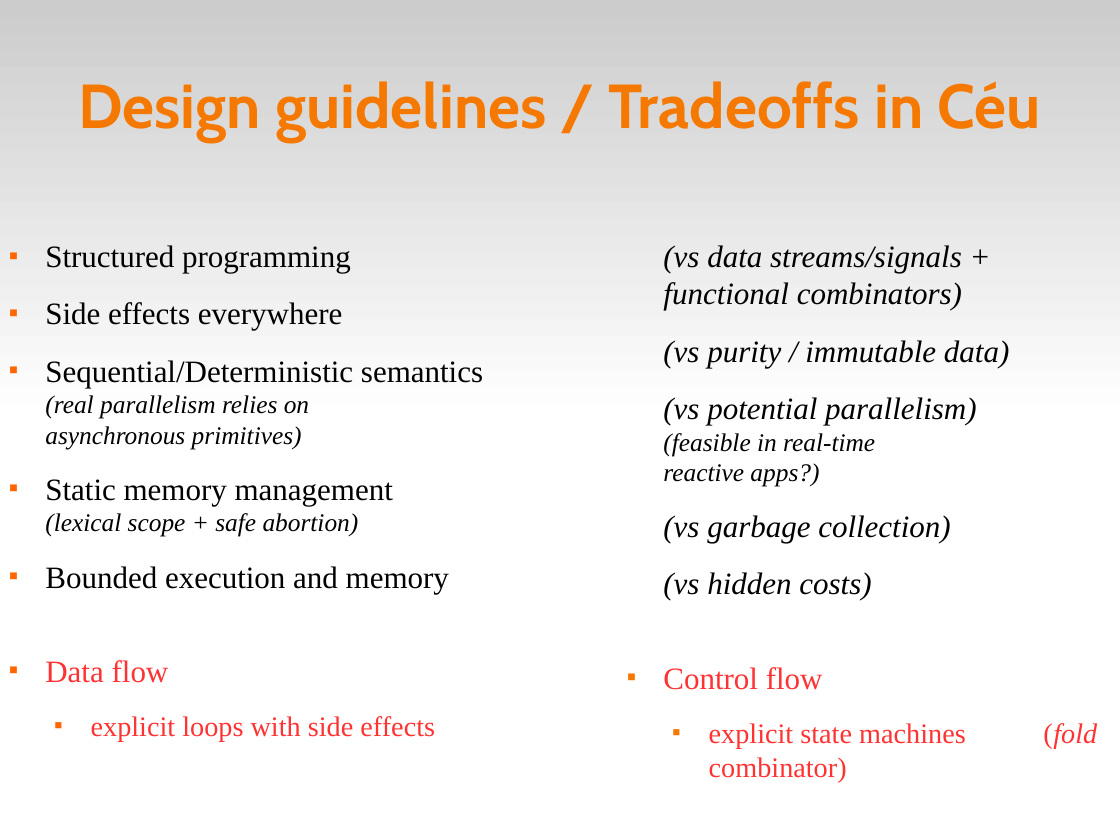
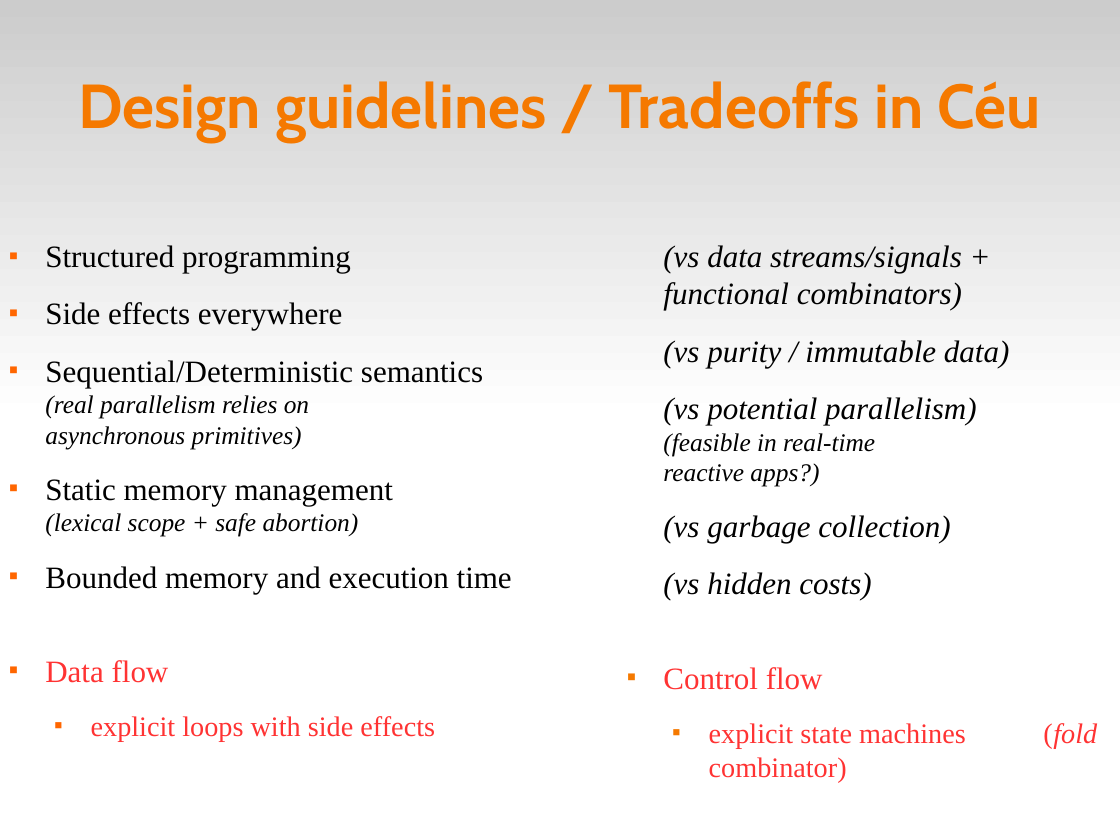
Before and after one commit to fsantanna-no/ceu-docs, a slide deck: slide 13 of ceu_curryon.odp. Drawn at 1120x840 pixels with LibreOffice and Linux fonts; fonts in the diff are those of the drawing. Boxes give left, top, right and bottom in pixels: in the first picture for what was removed or moved away, otherwise in the second. Text is boxed around its words. In the diff, an @@ line names an element or a change of style, - is before the commit and + after.

```diff
--- a/ceu_curryon.odp
+++ b/ceu_curryon.odp
@@ text at (x1=45, y1=566, x2=512, y2=593): text changed @@
-■ Bounded execution and memory
+■ Bounded memory and execution time
```
Also in this commit, not shown: 3 other slides changed, 2 other files.
